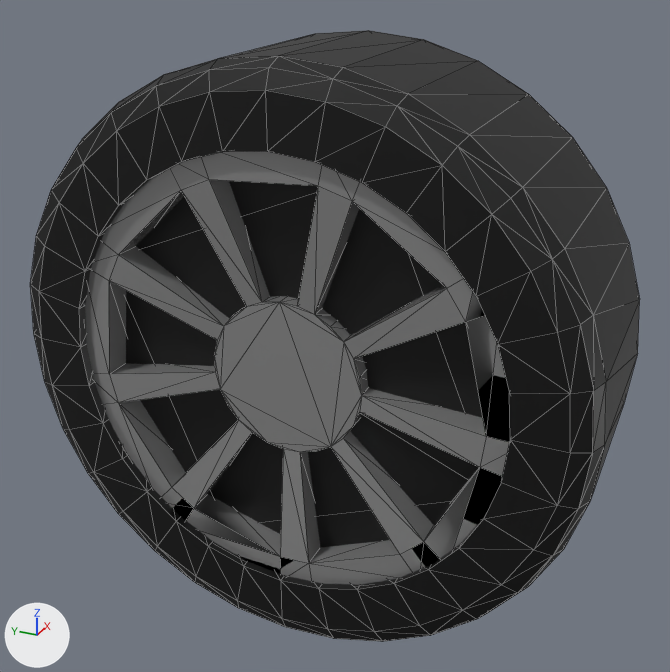
Renders of the OBJ model Resources/demo_car/rear_left_tire.obj from each side of a commit.
Camera for both pictures: a camera (50 mm lens) standing at (-1.637, -1.67, 0.648) and looking at (-0.744, -1.268, 0.201). Every picture has the same lights, and +X, +Y and +Z are marked at lower left. Mesh edges are drawn as thin lines. Where no turn or scale is listed for an object, it has been applied to the vertices.

Names of what the first picture shows: 's15-wheel.Bk.L'.
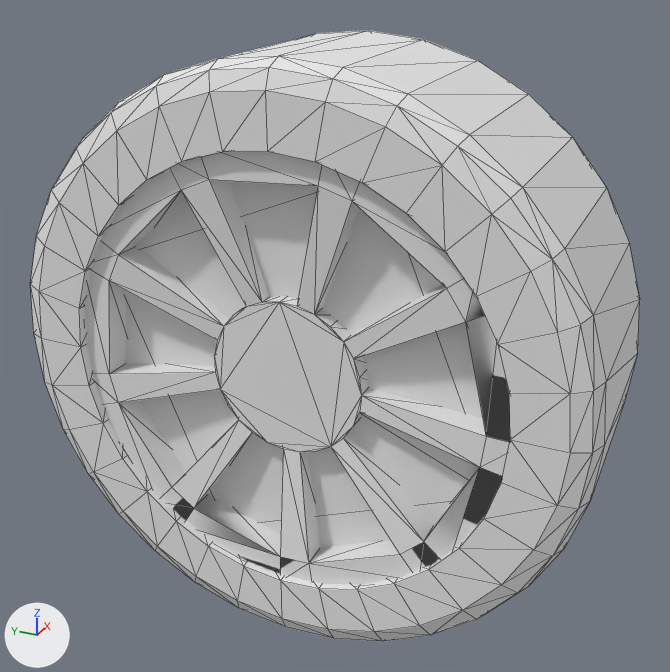
The newer file is also turned or shifted as a whole; pictures and numbers use the older file's frame.

Location of each change, [x1, y1, x2, y2] in pixels of the pictures (670 x 672 px):
part 1 of me_s15_wheel_bk_l, recoloured (black to grey)
    both: [30, 30, 640, 642]
part 2 of me_s15_wheel_bk_l, recoloured
    both: [85, 151, 510, 585]

Diff of the bpy script that builds the scene:
```diff
--- a/Resources/demo_car/rear_left_tire.obj.py
+++ b/Resources/demo_car/rear_left_tire.obj.py
@@ mat_ban_002 @@
+mat_ban_002 = principled_material('ban.002')
+mat_ban_002.base_color = (0.8, 0.8, 0.8)  # white #e7e7e7
+mat_ban_002.roughness = 1.0
@@ mat_velg_002 @@
+mat_velg_002 = principled_material('velg.002')
+mat_velg_002.base_color = (0.8, 0.8, 0.8)  # white #e7e7e7
+mat_velg_002.roughness = 1.0
@@ me_s15_wheel_bk_l @@
 me_s15_wheel_bk_l.from_pydata(...)  # 382 vertices, 792 faces; spans x -0.883..-0.614, y -1.593..-0.932, z -0.133..0.529
 # used by ob_s15_wheel_bk_l; location = (0.0, 0.0, 0.0)
+# me_s15_wheel_bk_l part 1: all 508 faces that had it switch from mat_ban (black #000000) to mat_ban_002 (white #e7e7e7)
+# me_s15_wheel_bk_l part 2: all 284 faces that had it switch from mat_velg (grey #a3a3a3) to mat_velg_002 (white #e7e7e7)
```
